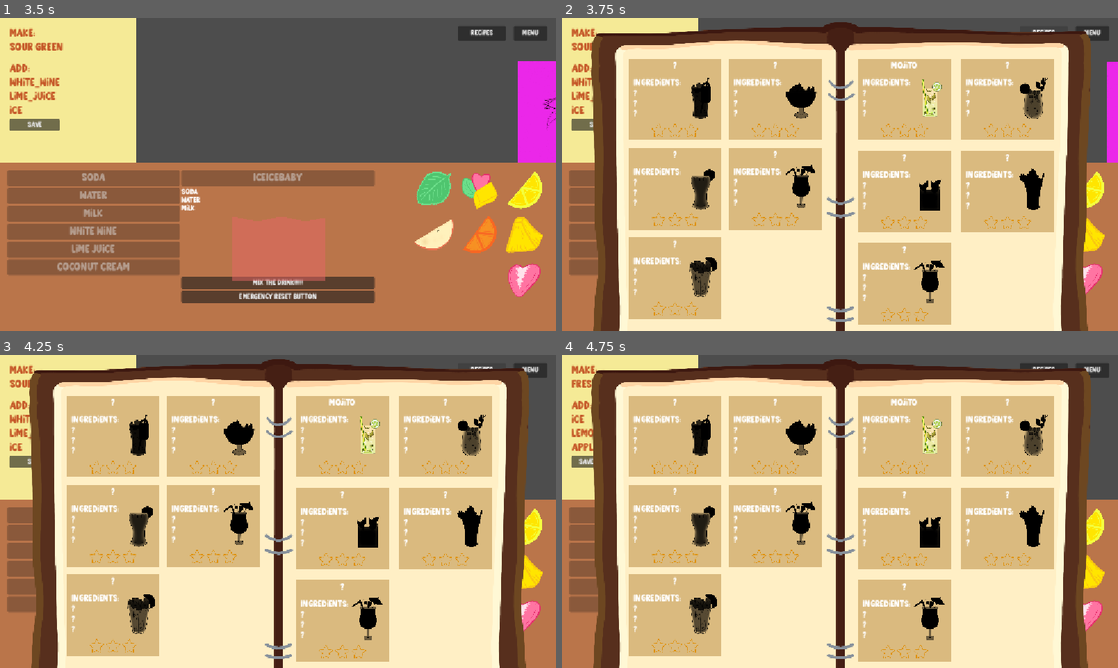
Above: before the commit, frames 1-4 (two rows, left to right).
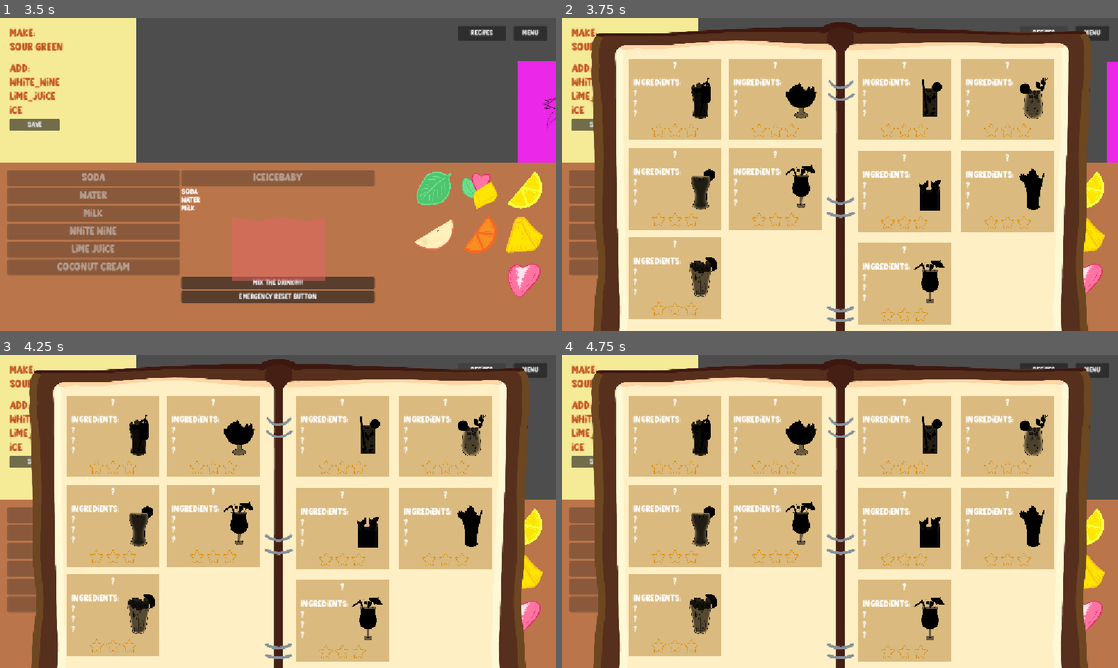
Above: after the commit, the same moments.

Repository: scumpiest/scammy-drink
Game: Godot game, scene res://scenes/crafting/counter_ui.tscn
Same seed, same stepped clock (60 frames per second), same inputs: the game is played once before the commit and once after it. The engine's default icon, where the game draws it, is replaced by a stand-in: a white triangle on a blue panel in a dark square.
Inputs:
- Up to frame 1 (3.5 s): click "MIX THE DRINK!!!!!!" at 0.5 s; click "Soda" at 1.25 s; click "Water" at 2 s; click "Milk" at 2.75 s
- Up to frame 2 (3.75 s): click "Recipes" at 3.5 s
- Up to frame 3 (4.25 s): no input
- Up to frame 4 (4.75 s): click "MIX THE DRINK!!!!!!" at 4.25 s

Frame 1 is identical in both runs. In frame 2, 0.4% of the frame differs, in the area x 59-69%, y 13-32%; in frame 3, 0.4%; in frame 4, 0.7%, in the area x 1-69%, y 7-35%.

Commit message:
feat: notes saving session

Diff:
--- a/scenes/crafting/counter_ui.gd
+++ b/scenes/crafting/counter_ui.gd
@@ -9,6 +9,8 @@
 
 var current_target: Marker2D = null
 var customer: Area2D = null
+var _awaiting_notes_save: bool = false
+var _notes_saved_for_order: bool = false
 
 var main_menu_scene: String = "uid://ctrh7huvrvaws"
 
@@ -18,6 +20,7 @@
 
 
 func _ready() -> void:
+	SignalBus.notes_saved.connect(_on_notes_saved)
 	customer = spawn_customer(crabby)
 	setup_customer(customer)
 
@@ -29,7 +32,7 @@
 		item.global_position = enter_marker.global_position
 		item.z_index = -1
 		add_child(item)
-	if current_target:
+	if current_target and customer and is_instance_valid(customer):
 		customer.position = customer.position.lerp(current_target.global_position, 1.0 - exp(-lerp_weight * delta))
 	if Input.is_action_pressed("close"):
 		recipe_book.visible = false
@@ -45,6 +48,7 @@
 func setup_customer(customer: Area2D) -> void:
 	customer.request_completed.connect(_on_request_completed)
 	customer.request_failed.connect(_on_request_failed)
+	_notes_saved_for_order = false
 	notes.update_display()
 	slide_to_marker(enter_marker)
 
@@ -61,6 +65,22 @@
 
 
 func _on_customer_exited() -> void:
+	current_target = null
+	if _notes_saved_for_order:
+		_spawn_next_customer()
+	else:
+		_awaiting_notes_save = true
+
+
+func _on_notes_saved(_notes_content: Dictionary) -> void:
+	_notes_saved_for_order = true
+	if _awaiting_notes_save:
+		_awaiting_notes_save = false
+		_spawn_next_customer()
+
+
+func _spawn_next_customer() -> void:
+	GameManager.complete_current_order()
 	customer = spawn_customer(crabby)
 	setup_customer(customer)
 
--- a/scenes/ui/recipe_book.gd
+++ b/scenes/ui/recipe_book.gd
@@ -6,7 +6,6 @@
 func _ready() -> void:
 	_index_drink_panels()
 	GameManager.crafting_result.connect(_on_crafting_result)
-	GameManager.recipe_unlocked.connect(_on_recipe_unlocked)
 
 
 func _index_drink_panels() -> void:
@@ -26,9 +25,3 @@
 	var drink = _get_drink(recipe_key)
 	if drink:
 		drink.set_stars(correct_count)
-
-
-func _on_recipe_unlocked(recipe_key: String) -> void:
-	var drink = _get_drink(recipe_key)
-	if drink:
-		drink.unlock_recipe()
--- a/scenes/ui/recipe_drink.gd
+++ b/scenes/ui/recipe_drink.gd
@@ -27,6 +27,10 @@
 	var is_unlocked: bool = GameManager.unlocked_recipes.has(recipe_key)
 	drink_name.text = new_name if is_unlocked else "?"
 	drink_sprite.modulate = Color(1.0, 1.0, 1.0, 1.0) if is_unlocked else Color(0.0, 0.0, 0.0, 1.0)
+	if not is_unlocked:
+		ingredient1.text = "?"
+		ingredient2.text = "?"
+		ingredient3.text = "?"
 
 
 func set_stars(filled_count: int) -> void:
@@ -40,11 +44,23 @@
 	drink_sprite.modulate = Color(1.0, 1.0, 1.0, 1.0)
 
 func _on_notes_saved(notes_content: Dictionary) -> void:
-	print(drink_name.text)
-	print(notes_content["recipe_key"])
-	if drink_name.text == notes_content["recipe_key"]:
-		ingredient1.text = notes_content["ingredients"][0]
-		ingredient2.text = notes_content["ingredients"][1]
-		ingredient3.text = notes_content["ingredients"][2]
-	else:
-		print("Recipe key does not match")
+	if recipe_key != notes_content["recipe_key"]:
+		return
+	if not _saved_ingredients_match_recipe(notes_content["ingredients"]):
+		_apply_lock_state()
+		return
+	GameManager.unlocked_recipes[recipe_key] = true
+	unlock_recipe()
+	ingredient1.text = notes_content["ingredients"][0]
+	ingredient2.text = notes_content["ingredients"][1]
+	ingredient3.text = notes_content["ingredients"][2]
+
+
+func _saved_ingredients_match_recipe(saved_ingredients: Array) -> bool:
+	var actual: Array = CraftingRecipe.crafting_dict[recipe_key]["ingredients"].keys()
+	if saved_ingredients.size() != actual.size():
+		return false
+	for i in actual.size():
+		if saved_ingredients[i] != actual[i]:
+			return false
+	return true
--- a/scripts/game_manager.gd
+++ b/scripts/game_manager.gd
@@ -2,7 +2,6 @@
 
 signal crafting_complete(recipe_key: String)
 signal crafting_result(recipe_key: String, correct_count: int, missing_ingredients: Array)
-signal recipe_unlocked(recipe_key: String)
 
 var inventory: Dictionary = {
 	"soda": 1,
@@ -64,9 +63,10 @@
 	crafting_complete.emit(recipe_key)
 	crafting_result.emit(recipe_key, correct_count, missing_ingredients)
 
-	if not unlocked_recipes.has(recipe_key):
-		unlocked_recipes[recipe_key] = true
-		recipe_unlocked.emit(recipe_key)
+	return recipe_key
 
-	recipe_orders.erase(recipe_key)
-	return recipe_key
+
+func complete_current_order() -> void:
+	if recipe_orders.is_empty():
+		return
+	recipe_orders.pop_front()
